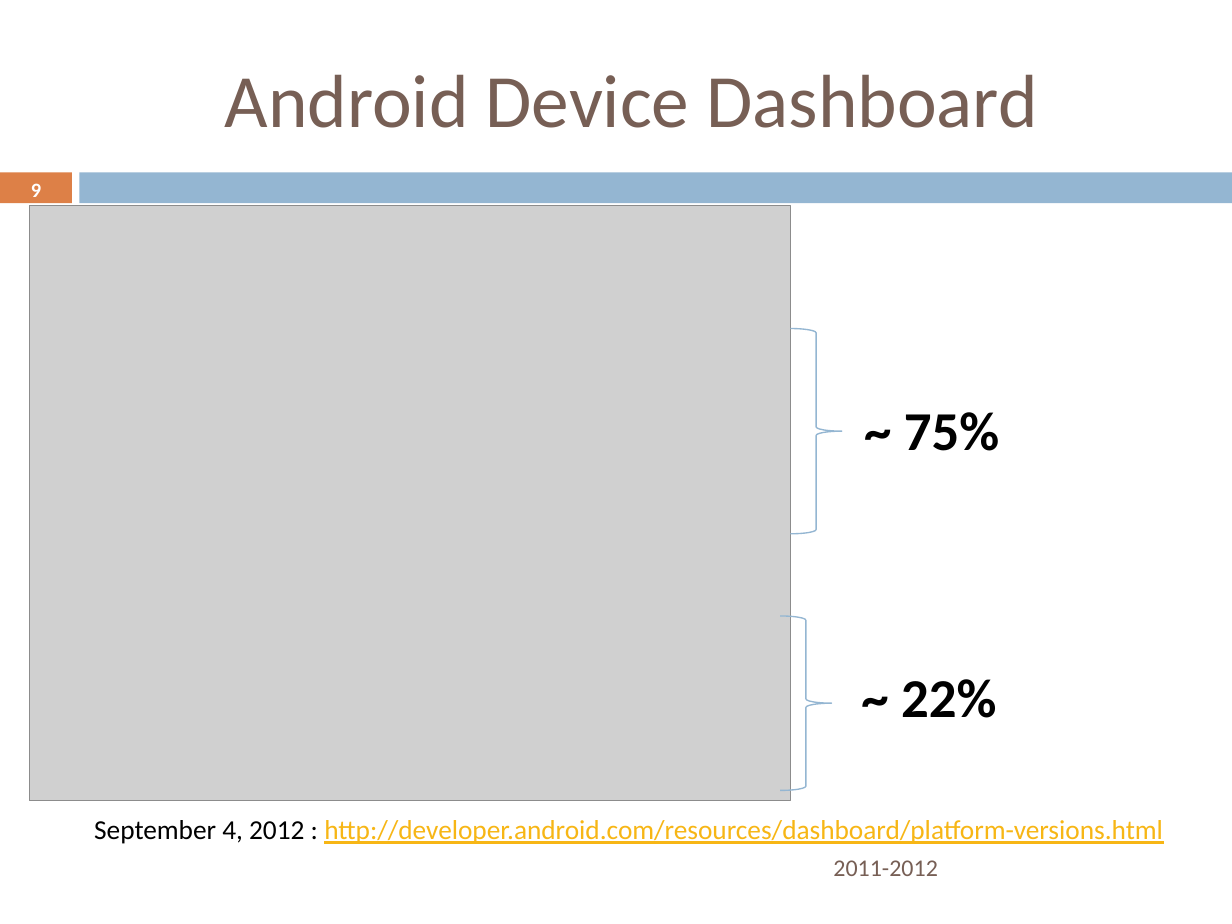
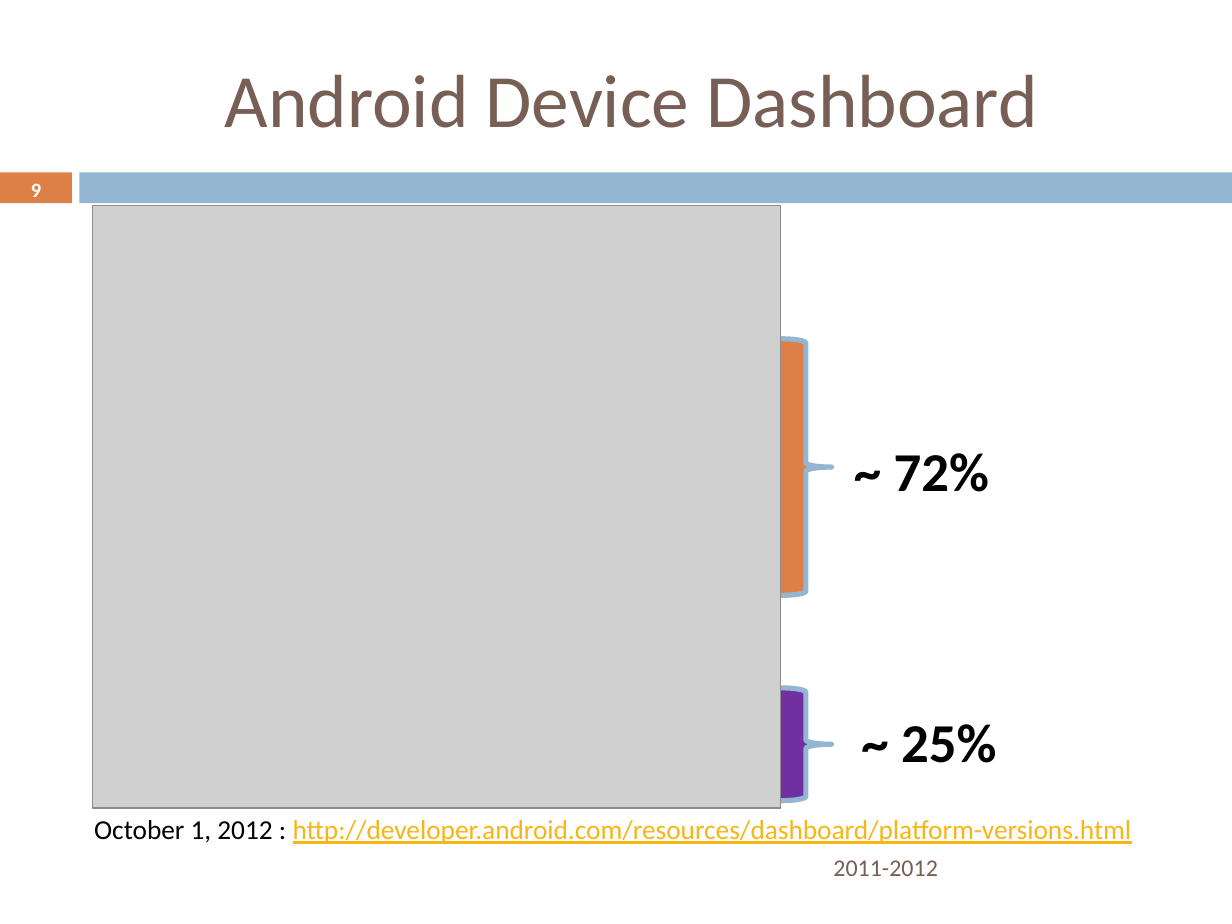
Before and after one commit to rominirani/Nitrodroid-2012-Android101-Workshop, a slide deck: slide 9 of presentation/AndroidDeveloper101Workshop-October6-Nitrodroid-2012-MindStormSoftware.pptx. Drawn at 1232x924 pixels with LibreOffice and Linux fonts; fonts in the diff are those of the drawing; grey boxes stand for pictures; background and template pictures are left out. Boxes give left, top, right and bottom in pixels: in the first picture for what was removed or moved away, otherwise in the second. Text is boxed around its words. In the diff, an @@ line names an element or a change of style, - is before the commit and + after.

Commit message:
Updated Presentation

```diff
--- a/presentation/AndroidDeveloper101Workshop-October6-Nitrodroid-2012-MindStormSoftware.pptx
+++ b/presentation/AndroidDeveloper101Workshop-October6-Nitrodroid-2012-MindStormSoftware.pptx
@@ picture: place and size @@
-picture at (30, 206, 791, 801)
+picture at (92, 206, 780, 808)
@@ right brace: place and size @@
-right brace at (791, 329, 843, 535)
+right brace at (780, 339, 832, 595)
@@ right brace at (780, 339, 832, 595): fill none to #DD8047; outline #94B6D2 0.79 pt to #94B6D2 3 pt @@
@@ text at (894, 453, 989, 492): text changed @@
-~ 75%
+~ 72%
@@ right brace: place and size @@
-right brace at (780, 616, 832, 791)
+right brace at (780, 687, 832, 801)
@@ right brace at (780, 687, 832, 801): fill none to #7030A0; outline #94B6D2 0.79 pt to #94B6D2 3 pt @@
@@ text at (901, 724, 996, 763): text changed @@
-~ 22%
+~ 25%
@@ text at (94, 820, 1132, 844): text changed @@
-September 4, 2012 : http://developer.android.com/resources/dashboard/platform-versions.html
+October 1, 2012 : http://developer.android.com/resources/dashboard/platform-versions.html
```
Also in this commit, not shown: 1 other slide changed, 1 other file.
